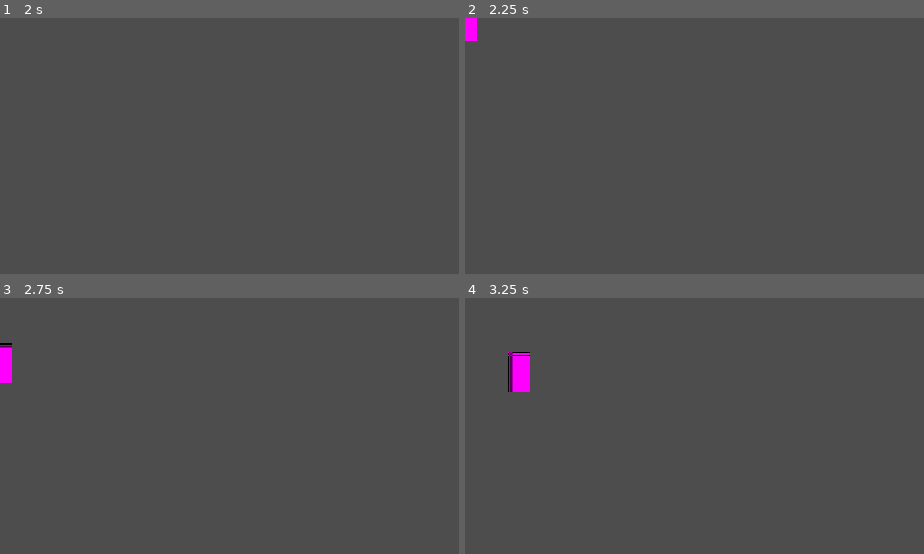
Above: before the commit, frames 1-4 (two rows, left to right).
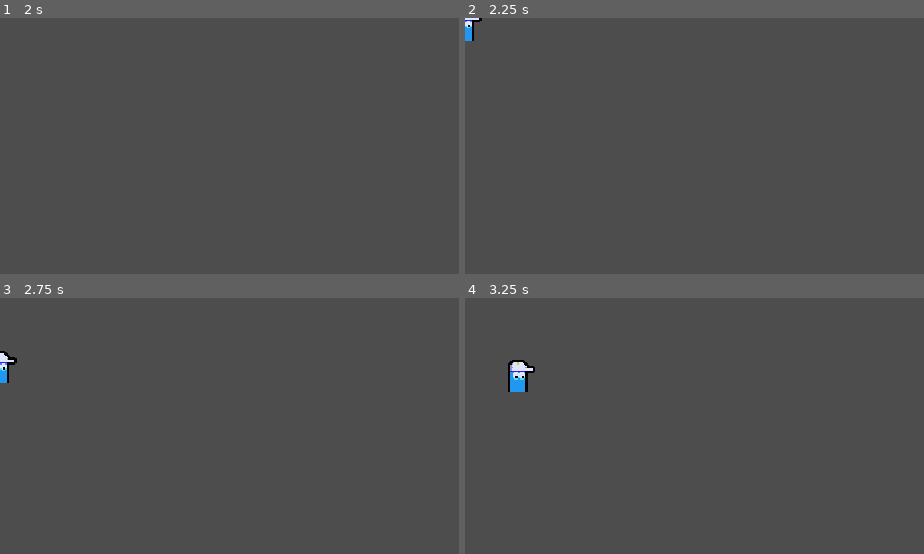
Above: after the commit, the same moments.

Repository: VictorPrazeres/2DMultiplayer
Game: Godot game, scene res://ui/main_menu/main_menu.tscn
The game is run twice, just before and just after one commit, with the same random seed, the same clock (stepped at 60 frames per second) and the same inputs.
Inputs:
- Up to frame 1 (2 s): tap Enter at 0.5 s; hold D (move_right) 0.53-1.25 s; click "Host" at 1.25 s
- Up to frame 2 (2.25 s): tap Space at 2 s; hold S (move_down) from 2.03 s (still down)
- Up to frame 3 (2.75 s): keep holding S (move_down)
- Up to frame 4 (3.25 s): release S (move_down) at 2.78 s; hold D (move_right) from 2.78 s (still down)

Frame 1 is identical in both runs. In frame 2, 0.3% of the frame differs, in the area x 0-4%, y 0-9%; in frame 3, 0.4%; in frame 4, 0.8%, in the area x 9-16%, y 21-37%.

Commit message:
feat(player): add player character art
Import sprite assets and assign them to the player node hierarchy to
provide visual representation for the player character.

Diff:
--- a/entities/player/player.tscn
+++ b/entities/player/player.tscn
@@ -2,14 +2,12 @@
 
 [ext_resource type="Script" uid="uid://3k7mrumbq40m" path="res://entities/player/player.gd" id="1_symyc"]
 [ext_resource type="PackedScene" uid="uid://c7tnietnej0fv" path="res://component/player_input_synchronizer_component.tscn" id="2_abrql"]
+[ext_resource type="Texture2D" uid="uid://b6666ae3uwiw" path="res://entities/player/player-medium.png" id="3_sglur"]
 
 [sub_resource type="SceneReplicationConfig" id="SceneReplicationConfig_abrql"]
 properties/0/path = NodePath(".:global_position")
 properties/0/spawn = true
 properties/0/replication_mode = 1
-
-[sub_resource type="PlaceholderTexture2D" id="PlaceholderTexture2D_sfv1e"]
-size = Vector2(18, 32)
 
 [sub_resource type="CircleShape2D" id="CircleShape2D_sfv1e"]
 
@@ -23,8 +21,9 @@
 replication_config = SubResource("SceneReplicationConfig_abrql")
 
 [node name="Texture" type="Sprite2D" parent="."]
-position = Vector2(0, -16)
-texture = SubResource("PlaceholderTexture2D_sfv1e")
+texture = ExtResource("3_sglur")
+centered = false
+offset = Vector2(-9, -26)
 
 [node name="Collision" type="CollisionShape2D" parent="."]
 position = Vector2(0, -10)
--- a/project.godot
+++ b/project.godot
@@ -53,3 +53,7 @@
 , Object(InputEventJoypadMotion,"resource_local_to_scene":false,"resource_name":"","device":-1,"axis":1,"axis_value":1.0,"script":null)
 ]
 }
+
+[rendering]
+
+textures/canvas_textures/default_texture_filter=0
Binary file added: entities/player/player-medium.png
Not shown, added: entities/player/player-medium.png.import
